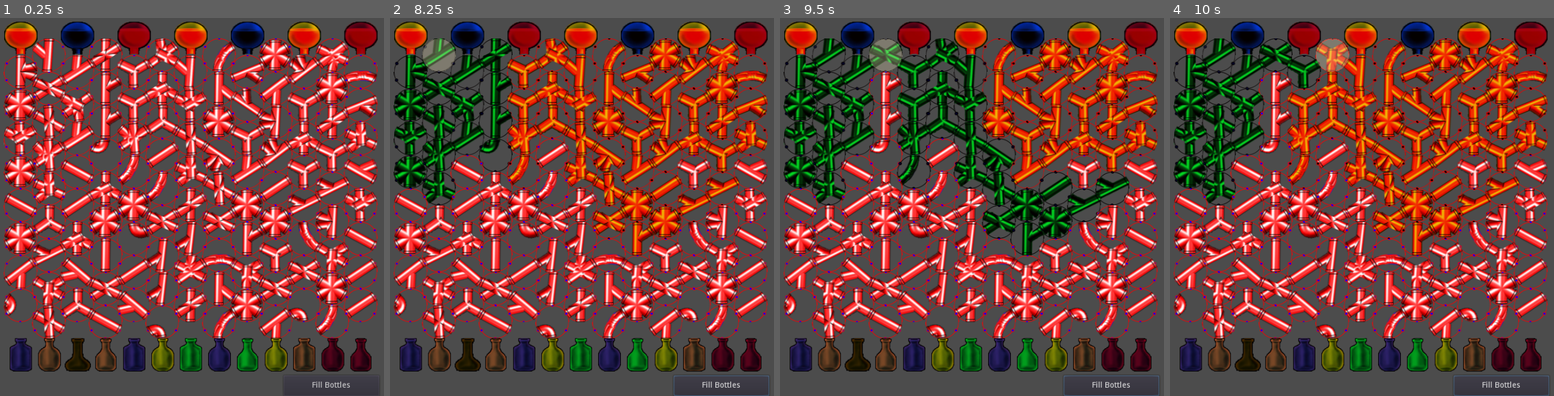
Above: before the commit, frames 1-4 (left to right).
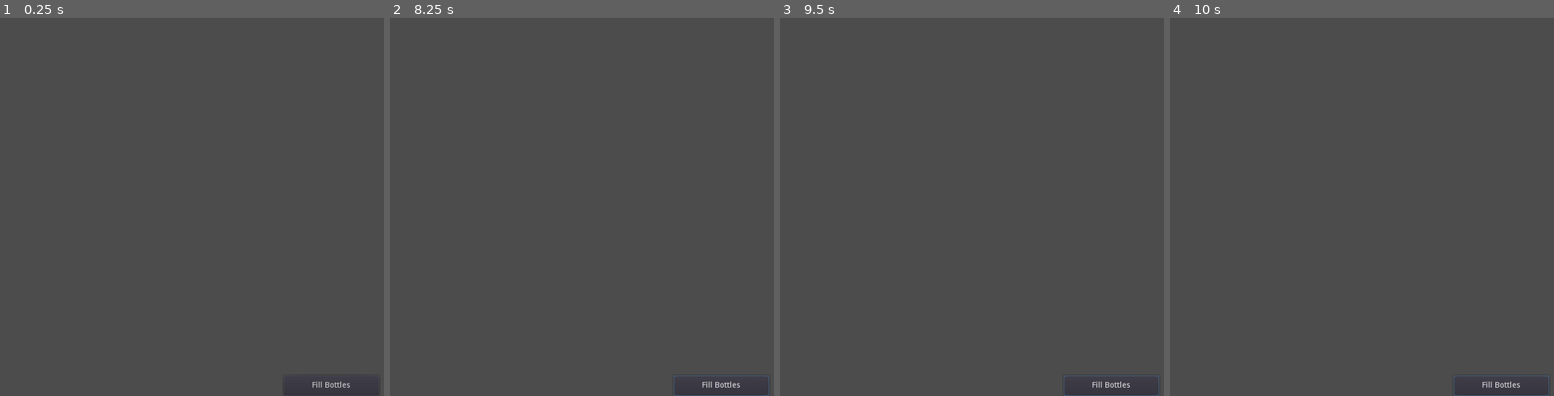
Above: after the commit, the same moments.

Repository: thummper/js-potion-maker
Game: Godot game, scene res://scenes/gameWindow.tscn
Same seed, same stepped clock (60 frames per second), same inputs: the game is played once before the commit and once after it.
Inputs (mouse positions are in pixels of both pictures, inside the frame that each line leads up to):
- Up to frame 1 (0.25 s): no input
- Up to frame 2 (8.25 s): click "Fill Bottles" at 0.5 s; click "Fill Bottles" at 1.25 s; click "Fill Bottles" at 2 s; tap Enter at 2.75, 4.25, 5.75 s; move the mouse to (409, 36) at 2.77 s; click (409, 36) at 2.92 s; tap Space at 3.5, 5, 6.5 s; move the mouse to (466, 36) at 3.52 s; click (466, 36) at 3.67 s; move the mouse to (524, 36) at 4.27 s; click (524, 36) at 4.42 s; move the mouse to (582, 36) at 5.02 s; click (582, 36) at 5.17 s; move the mouse to (635, 36) at 5.77 s; click (635, 36) at 5.92 s; move the mouse to (693, 36) at 6.52 s; click (693, 36) at 6.67 s; move the mouse to (750, 36) at 7.27 s; click (750, 36) at 7.42 s; move the mouse to (439, 55) at 8.02 s; click (439, 55) at 8.17 s
- Up to frame 3 (9.5 s): move the mouse to (883, 55) at 8.77 s; click (883, 55) at 8.92 s
- Up to frame 4 (10 s): move the mouse to (1331, 55) at 9.52 s; click (1331, 55) at 9.67 s

The runs differ from the first frame. In frame 1, 52% of the frame differs, in the area x 0-99%, y 0-94%; in frame 2, 53%; in frame 3, 53%; in frame 4, 53%.

Commit message:
Basics for grid

Diff:
--- a/scripts/gameWindow.gd
+++ b/scripts/gameWindow.gd
@@ -1,9 +1,16 @@
 extends Node2D
 
 
+var gridRows
+var gridCols
+var gridColsAlt
 
-var gridHeight
-var gridWidth
+
+
+
+
+
+# OLD
 var gridPadding
 var gridStart
 export (int)var tileSize
@@ -14,11 +21,25 @@
 
 
 func _ready():
-	registerButtons()
-	calcGridSize()
-	gridHolder.addSources(gridStart, gridWidth, tileSize, weirdPadding)
-	gridHolder.addPipes(gridStart, gridWidth, gridHeight, tileSize, weirdPadding)
-	gridHolder.addBottles(gridStart, gridWidth, gridHeight, tileSize, weirdPadding)
+	# This runs at game start.
+
+	# 1 - Register Buttons
+	registerButtons();
+
+	# 2 - Make Game Grid. (Assign to global vars)
+	[gridRows, gridCols, gridColsAlt] = calculateGridSize()
+
+
+
+	calculateGridSize();
+
+
+	pass
+	# registerButtons()
+	# calcGridSize()
+	# gridHolder.addSources(gridStart, gridWidth, tileSize, weirdPadding)
+	# gridHolder.addPipes(gridStart, gridWidth, gridHeight, tileSize, weirdPadding)
+	# gridHolder.addBottles(gridStart, gridWidth, gridHeight, tileSize, weirdPadding)
 
 
 func registerButtons():
@@ -33,26 +54,78 @@
 	print("Fill button pressed")
 	$gridLayer/gridHolder.fillBottles()
 
-func calcGridSize():
-	var gridSize = pipeHolder.rect_size
+
+
+func calculateGridSize():
+	# Define a row as a full width row and an offset row.
+	# The height of a row is tilesize + tilesize/2
+	# A minimal gam would need 2 of these minRows
+
+	# Grid starts and ends with full width rows.
+	# These rows are reserved for potion sources / bottles
+	# All other rows are for pipes
+
+	var minRows   = 2
+	var rowHeight = tileSize * 1.5
+
+
+	var screenSize   = gridHolder.rect_size
+	var screenWidth  = screenSize.x
+	var screenHeight = screenSize.y
+	var numberRows   = floor(screenHeight / rowHeight)
+
+	if numberRows < minRows:
+		push_error("GRID GENERATION FAILED")
+		# Suicide
+		get_tree().quit()
+
+
+	var actualRows = numberRows * 2 # There are actually this many rows (but when calculating height we have to BORK)
+
+	# TODO - PADDING HERE
+
+	var numberColumns    = floor(screenWidth / tileSize)
+	var numberColumnsAlt = floor((screenHeight - tileSize) / tileSize)
+
+	print("Row Height: ", rowHeight)
+	print("Number Rows: ", numberRows)
+	print("Number Cols: ", numberColumns)
+	print("Number Cols Alt: ", numberColumnsAlt)
+
+	return [actualRows, numberColumns, numberColumnsAlt]
 
 
 
-	gridPadding  = tileSize / 2
-
-	var widthFactor = 1
-	var totalWidth = gridSize.x
 
 
-	gridWidth    = floor(   totalWidth / (tileSize - weirdPadding))
-	gridHeight   = floor(  (gridSize.y) / (tileSize / 2))
 
 
-	var takenWidth = gridWidth * (tileSize - weirdPadding)
-	var remainWidth  = totalWidth - takenWidth
 
-	print(" Window Width: ", gridSize.x, " Taken: ", takenWidth, " Remain: ", remainWidth)
 
-	var remainHeight = gridSize.y - (gridHeight * tileSize)
 
-	gridStart    = Vector2(tileSize / 2 + remainWidth / 2, tileSize / 2)
+
+
+
+
+
+
+# func calcGridSize():
+# 	var gridSize = pipeHolder.rect_size
+# 	gridPadding  = tileSize / 2
+
+# 	var widthFactor = 1
+# 	var totalWidth = gridSize.x
+
+
+# 	gridWidth    = floor(   totalWidth / (tileSize - weirdPadding))
+# 	gridHeight   = floor(  (gridSize.y) / (tileSize / 2))
+
+
+# 	var takenWidth = gridWidth * (tileSize - weirdPadding)
+# 	var remainWidth  = totalWidth - takenWidth
+
+# 	print(" Window Width: ", gridSize.x, " Taken: ", takenWidth, " Remain: ", remainWidth)
+
+# 	var remainHeight = gridSize.y - (gridHeight * tileSize)
+
+# 	gridStart    = Vector2(tileSize / 2 + remainWidth / 2, tileSize / 2)
